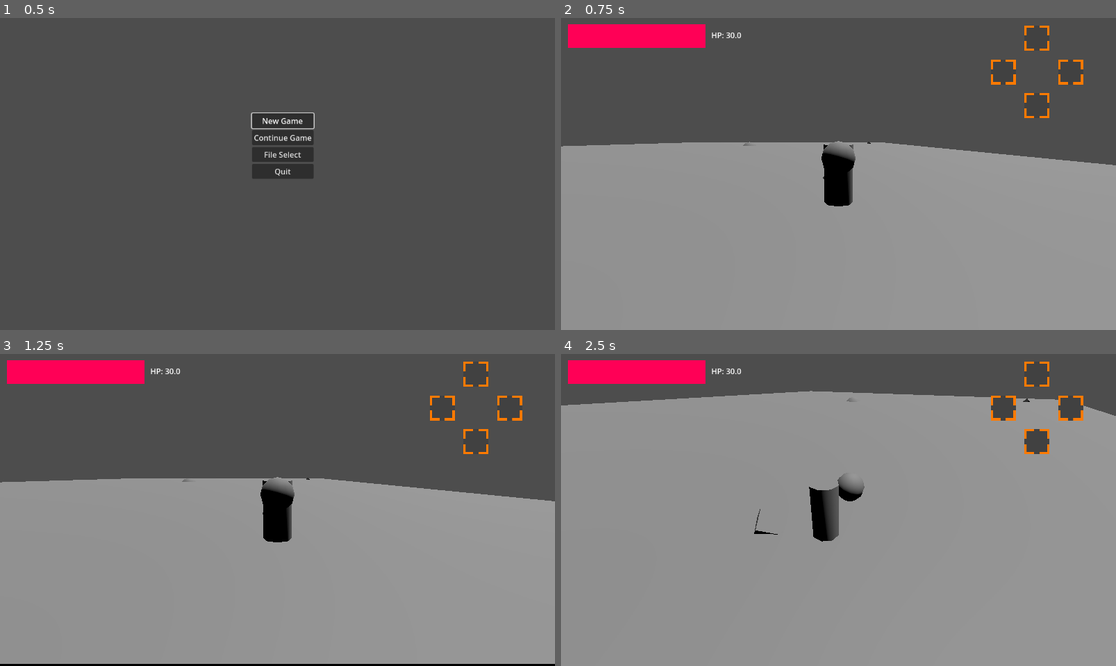
Above: before the commit, frames 1-4 (two rows, left to right).
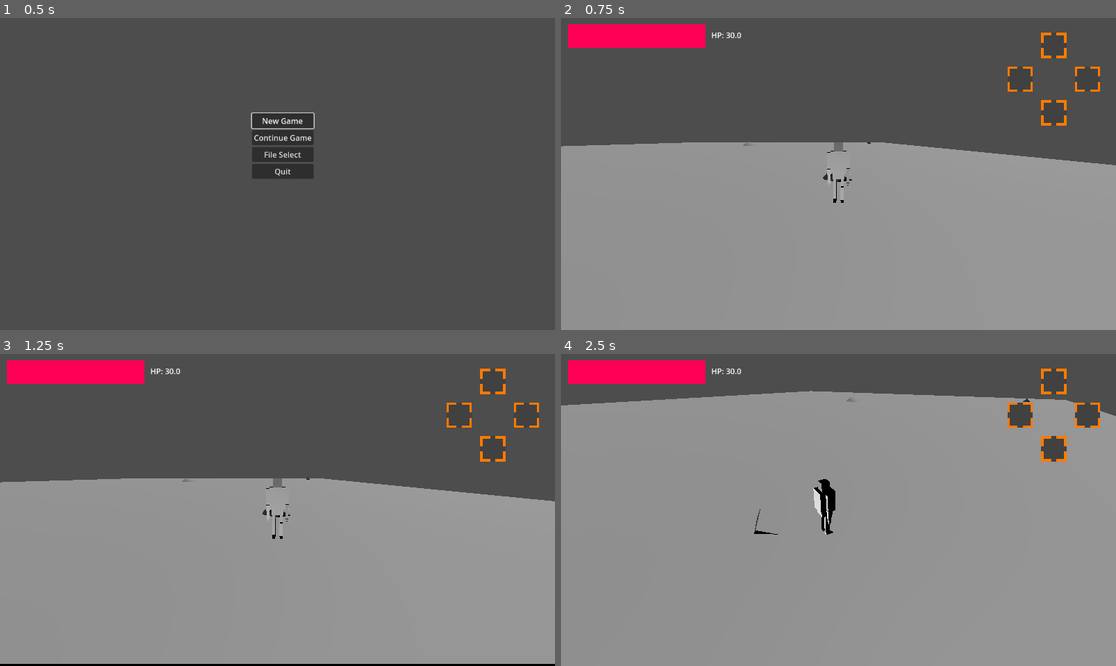
Above: after the commit, the same moments.

Repository: stron1le/MVM28
Game: Godot game, scene res://Scenes/start_screen.tscn
Two runs of this game, one before a commit and one after it. Both use one fixed random seed, a clock stepped at 60 frames per second and the inputs below.
Inputs (mouse positions are in pixels of both pictures, inside the frame that each line leads up to):
- Up to frame 1 (0.5 s): no input
- Up to frame 2 (0.75 s): click "New Game" at 0.5 s
- Up to frame 3 (1.25 s): no input
- Up to frame 4 (2.5 s): tap Enter at 1.25 s; move the mouse to (866, 510) at 1.27 s; hold W (ForwardAxisNegative) from 1.28 s (still down); tap Middle mouse button (Attack) at 1.35 s; tap Space (Jump) at 1.52, 2.27 s; move the mouse to (810, 510) at 2.02 s; tap Left (HorizontalAxisNegative) at 2.1 s

Frame 1 is identical in both runs. In frame 2, 1.7% of the frame differs, in the area x 46-98%, y 2-61%; in frame 3, 1.7%; in frame 4, 2.9%, in the area x 44-98%, y 2-61%.

Commit message:
Added Images to Items, Player Skeleton
This commit comes with 2 big changes. First, I've added some images that can be used for items. Second, I've added a player skeleton and figured out how to use bone attachments to keep objects attached to a player model. You can use a BoneAttachment3D node, make the skeleton the parent of said node, and then keep a node as a child for adjusting the objects' positioning and angle.

Diff:
--- a/mvm28/Items/TestDamage.tres
+++ b/mvm28/Items/TestDamage.tres
@@ -1,7 +1,7 @@
 [gd_resource type="Resource" script_class="Item" load_steps=3 format=3 uid="uid://bp7erkld56ngj"]
 
 [ext_resource type="Script" uid="uid://c7kje653kde45" path="res://Scripts/Item.gd" id="1_pqnhc"]
-[ext_resource type="Texture2D" uid="uid://bpswnkeocihea" path="res://PNGs/GreatswordImage.png" id="1_ysk36"]
+[ext_resource type="Texture2D" uid="uid://cqo0deauf3v8p" path="res://PNGs/PoisonImage.png" id="1_ysk36"]
 
 [resource]
 script = ExtResource("1_pqnhc")
--- a/mvm28/Items/TestHeal.tres
+++ b/mvm28/Items/TestHeal.tres
@@ -1,6 +1,6 @@
 [gd_resource type="Resource" script_class="Item" load_steps=3 format=3 uid="uid://bhfmj7svhbnt2"]
 
-[ext_resource type="Texture2D" uid="uid://b18xrfmft820e" path="res://PNGs/HammerImage.png" id="1_ug2re"]
+[ext_resource type="Texture2D" uid="uid://tcpboheu5en8" path="res://PNGs/PotionImage.png" id="1_ug2re"]
 [ext_resource type="Script" uid="uid://c7kje653kde45" path="res://Scripts/Item.gd" id="1_x7xic"]
 
 [resource]
--- a/mvm28/Scenes/InventoryItemSlot.tscn
+++ b/mvm28/Scenes/InventoryItemSlot.tscn
@@ -1,6 +1,6 @@
 [gd_scene load_steps=4 format=3 uid="uid://b6c4qedbwxmug"]
 
-[ext_resource type="Script" uid="uid://dcjw6aithmtu4" path="res://Scenes/inventory_item_slot.gd" id="1_icju2"]
+[ext_resource type="Script" uid="uid://dcjw6aithmtu4" path="res://Scripts/inventory_item_slot.gd" id="1_icju2"]
 
 [sub_resource type="Gradient" id="Gradient_we4u5"]
 offsets = PackedFloat32Array(0, 0.038961, 1)
--- a/mvm28/Scenes/equippable_weapon.tscn
+++ b/mvm28/Scenes/equippable_weapon.tscn
@@ -1,6 +1,6 @@
 [gd_scene load_steps=2 format=3 uid="uid://b06xhss8nf3ju"]
 
-[ext_resource type="Script" uid="uid://cc8tiq63jmr2u" path="res://equippable_weapon.gd" id="1_v83fm"]
+[ext_resource type="Script" uid="uid://cc8tiq63jmr2u" path="res://Scripts/equippable_weapon.gd" id="1_v83fm"]
 
 [node name="EquippableWeapon" type="Node3D"]
 script = ExtResource("1_v83fm")
--- a/mvm28/Scenes/pause_menu.tscn
+++ b/mvm28/Scenes/pause_menu.tscn
@@ -1,6 +1,6 @@
 [gd_scene load_steps=4 format=3 uid="uid://dgeh53kc8sfcu"]
 
-[ext_resource type="Script" uid="uid://cabqcsbxs6dvl" path="res://Scenes/PauseInventoryDisplay.gd" id="1_emv3i"]
+[ext_resource type="Script" uid="uid://cabqcsbxs6dvl" path="res://Scripts/PauseInventoryDisplay.gd" id="1_emv3i"]
 [ext_resource type="PackedScene" uid="uid://b6c4qedbwxmug" path="res://Scenes/InventoryItemSlot.tscn" id="2_k0w1u"]
 [ext_resource type="Texture2D" uid="uid://bdqtuq7naq47n" path="res://PNGs/Highlighter.png" id="3_1och7"]
 
--- /dev/null
+++ b/mvm28/Scenes/skeletonTest.tscn
@@ -0,0 +1,19 @@
+[gd_scene load_steps=4 format=3 uid="uid://d0rm4wteo66op"]
+
+[ext_resource type="Script" uid="uid://bp3fu2fao05a1" path="res://skeletonTest.gd" id="1_kf2ma"]
+[ext_resource type="PackedScene" uid="uid://j6k682kyhweb" path="res://Models/SecondTestCharacter.glb" id="2_md5sk"]
+[ext_resource type="PackedScene" uid="uid://b06xhss8nf3ju" path="res://Scenes/equippable_weapon.tscn" id="3_6rpuo"]
+
+[node name="Node3D" type="Node3D" node_paths=PackedStringArray("weapon")]
+script = ExtResource("1_kf2ma")
+weapon = NodePath("EquippableWeapon")
+
+[node name="SecondTestCharacter" parent="." instance=ExtResource("2_md5sk")]
+transform = Transform3D(1, 0, 0, 0, 1, 0, 0, 0, 1, 17.5805, 38.3874, 25.2102)
+
+[node name="EquippableWeapon" parent="." instance=ExtResource("3_6rpuo")]
+transform = Transform3D(1, 0, 0, 0, 1, 0, 0, 0, 1, 0, 14.1873, 0)
+
+[node name="DirectionalLight3D" type="DirectionalLight3D" parent="."]
+
+[editable path="SecondTestCharacter"]
--- a/mvm28/Scenes/test_character.tscn
+++ b/mvm28/Scenes/test_character.tscn
@@ -9,6 +9,7 @@
 [ext_resource type="Resource" uid="uid://bp7erkld56ngj" path="res://Items/TestDamage.tres" id="7_co0b2"]
 [ext_resource type="Resource" uid="uid://bhfmj7svhbnt2" path="res://Items/TestHeal.tres" id="8_lvkcq"]
 [ext_resource type="Resource" uid="uid://bq70rqinnxq4o" path="res://Items/WeaponItem/DefaultWeapon.tres" id="9_lvkcq"]
+[ext_resource type="PackedScene" uid="uid://j6k682kyhweb" path="res://Models/SecondTestCharacter.glb" id="10_olav4"]
 
 [sub_resource type="CylinderShape3D" id="CylinderShape3D_mii0h"]
 
@@ -17,13 +18,7 @@
 script = ExtResource("1_fksbf")
 currentState = 1
 forwardVel = 7.0
-rightHand = NodePath("RightHand")
-
-[node name="CSGCylinder3D" type="CSGCylinder3D" parent="."]
-transform = Transform3D(1, 0, 0, 0, 1, 0, 0, 0, 1, 0, 1, 0)
-
-[node name="CSGSphere3D" type="CSGSphere3D" parent="CSGCylinder3D"]
-transform = Transform3D(1, 0, 0, 0, 1, 0, 0, 0, 1, 0, 0.636, 1)
+rightHand = NodePath("SecondTestCharacter/Armature/Skeleton3D/BoneAttachment3D/RightHand")
 
 [node name="CollisionShape3D" type="CollisionShape3D" parent="."]
 transform = Transform3D(1, 0, 0, 0, 1, 0, 0, 0, 1, 0, 1, 0)
@@ -40,11 +35,14 @@
 
 [node name="Control" type="Control" parent="."]
 layout_mode = 3
-anchors_preset = 0
-offset_left = 962.0
-offset_top = 86.0
-offset_right = 1002.0
-offset_bottom = 126.0
+anchors_preset = 1
+anchor_left = 1.0
+anchor_right = 1.0
+offset_left = -155.0
+offset_top = 101.0
+offset_right = -115.0
+offset_bottom = 141.0
+grow_horizontal = 0
 
 [node name="ActionButton 1" type="TextureRect" parent="Control"]
 layout_mode = 0
@@ -88,7 +86,17 @@
 script = ExtResource("6_mgxxk")
 mappedButton = 2
 
-[node name="RightHand" type="Node3D" parent="."]
-transform = Transform3D(1, 0, 0, 0, 1, 0, 0, 0, 1, -0.674965, 1.16724, 0)
+[node name="SecondTestCharacter" parent="." instance=ExtResource("10_olav4")]
+transform = Transform3D(-0.2, 0, -1.74846e-08, 0, 0.2, 0, 1.74846e-08, 0, -0.2, 0, 0, 0)
+
+[node name="BoneAttachment3D" type="BoneAttachment3D" parent="SecondTestCharacter/Armature/Skeleton3D" index="1"]
+transform = Transform3D(-0.995788, -1.56229e-07, 0.0916902, 1.18632e-07, -1, -1.85197e-08, 0.0916902, 1.11759e-08, 0.995788, 1.57791, -3.58239, -0.072492)
+bone_name = "Hand.R"
+bone_idx = 10
+
+[node name="RightHand" type="Node3D" parent="SecondTestCharacter/Armature/Skeleton3D/BoneAttachment3D"]
+transform = Transform3D(-1, 0, 8.74228e-08, 0, 1, 0, -8.74228e-08, 0, -1, 0, 0, 0)
 
 [connection signal="HPAdjust" from="." to="HealthBar" method="_on_test_character_hp_adjust"]
+
+[editable path="SecondTestCharacter"]
--- a/mvm28/Scripts/test_character.gd
+++ b/mvm28/Scripts/test_character.gd
@@ -165,7 +165,7 @@
 	swingAftermathTimer=move_toward(swingAftermathTimer,0,delta);
 	if (swingAftermathTimer<=0):
 		if (forwardVel==0):
-			currentState==PLAYERSTATE.ACT_WALKING
+			currentState=PLAYERSTATE.ACT_WALKING
 		else:
 			currentState=PLAYERSTATE.ACT_STANDING;
 	move_and_slide();
--- a/mvm28/project.godot
+++ b/mvm28/project.godot
@@ -24,6 +24,7 @@
 
 folder_colors={
 "res://Items/": "green",
+"res://Models/": "red",
 "res://PNGs/": "pink",
 "res://Scenes/": "yellow"
 }
--- /dev/null
+++ b/mvm28/skeletonTest.gd
@@ -0,0 +1,22 @@
+extends Node3D
+var skel:Skeleton3D;
+var holder;
+@export var weapon:Node3D;
+func _ready():
+	await get_tree().process_frame;
+	var skel = $SecondTestCharacter/Armature/Skeleton3D;
+	print(skel);
+	var hand = skel.find_bone("Hand.R");
+	print(skel.get_bone_pose(hand));
+	holder = BoneAttachment3D.new();
+	holder.set_bone_idx(hand);
+	holder.set_bone_name("Hand.R");
+	var xform: Transform3D = skel.get_bone_global_pose(hand)
+	holder.global_transform=xform;
+	skel.add_child(holder);
+	weapon.reparent(holder);
+	weapon.position=Vector3.ZERO;
+	weapon.rotate(weapon.transform.basis.y,PI)
+func _process(delta):
+	print(holder.global_position);
+	pass;
Binary file added: mvm28/Models/SecondTestCharacter.glb
Not shown, added: mvm28/Models/SecondTestCharacter.glb.import
Binary file added: mvm28/PNGs/PoisonImage.png
Not shown, added: mvm28/PNGs/PoisonImage.png.import
Binary file added: mvm28/PNGs/PotionImage.png
Not shown, added: mvm28/PNGs/PotionImage.png.import
Not shown: 1 places in mvm28/Scenes/test_character.tscn that only renumber resources
Renamed: mvm28/Scenes/PauseInventoryDisplay.gd -> mvm28/Scripts/PauseInventoryDisplay.gd
Renamed: mvm28/Scenes/PauseInventoryDisplay.gd.uid -> mvm28/Scripts/PauseInventoryDisplay.gd.uid
Renamed: mvm28/equippable_weapon.gd -> mvm28/Scripts/equippable_weapon.gd
Renamed: mvm28/equippable_weapon.gd.uid -> mvm28/Scripts/equippable_weapon.gd.uid
Renamed: mvm28/Scenes/inventory_item_slot.gd -> mvm28/Scripts/inventory_item_slot.gd
(and 2 more such lines)
